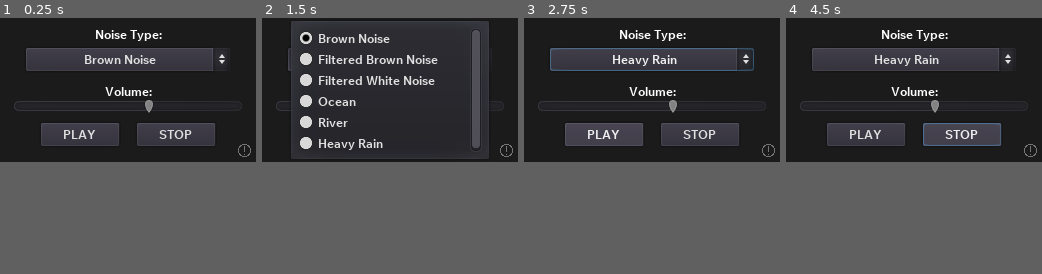
Above: before the commit, frames 1-4 (left to right).
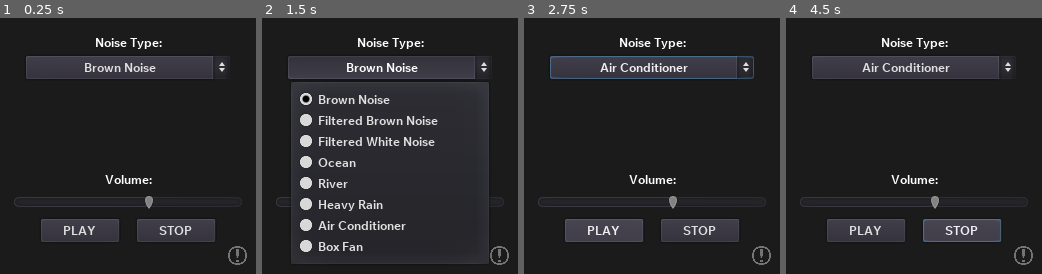
Above: after the commit, the same moments.

Repository: stixc/staticnoizer
Game: Godot game, scene res://app.tscn
The game is run twice, just before and just after one commit, with the same random seed, the same clock (stepped at 60 frames per second) and the same inputs.
Inputs:
- Up to frame 1 (0.25 s): no input
- Up to frame 2 (1.5 s): click "STOP" at 0.5 s; click "Brown Noise" at 1.25 s
- Up to frame 3 (2.75 s): click "PLAY" at 2 s
- Up to frame 4 (4.5 s): click "Heavy Rain" (after the commit: "Air Conditioner") at 2.75 s; click "PLAY" at 3.5 s; click "STOP" at 4.25 s
In our replay, the window is 256x144 before the commit and 256x256 after it. These sizes can differ from the game's own. Grey fills any space a smaller window leaves; there, only what the larger window draws over its background counts as a difference.

The runs differ from the first frame. In frame 1, 20% of the frame differs, in the area x 5-99%, y 4-97%; in frame 2, 18%; in frame 3, 20%; in frame 4, 20%.

Commit message:
New Sounds + Window Size Change
Replaced Ocean SFX + Added 2 new sounds + Window size changed to compliment the drop-down menu not having a lot of screenspace

Diff:
--- a/app.gd
+++ b/app.gd
@@ -6,6 +6,8 @@
 # 3 = Ocean
 # 4 = River
 # 5 = Heavy Rain
+# 6 = Air Conditioner
+# 7 = Box Fan
 
 var NoiseType # what noise has been set
 onready var dropdown = $OptionButton # the dropdown menu
@@ -16,6 +18,11 @@
 
 func _process(delta):
 	pass
+
+# TODO: HOLY THIS CODE SUCKS - EFFICIENCY NOW
+# I need to figure out how to make it so that it's a set variable
+# or something along the lines of that instead of just YandreDev-ing it
+# and just having long stupid lines like what you are about to witness:
 
 func change_sound():
 	if NoiseType == 0:
@@ -30,6 +37,10 @@
 		$River.play()
 	elif NoiseType == 5:
 		$Rain.play()
+	elif NoiseType == 6:
+		$AirCon.play()
+	elif NoiseType == 7:
+		$BoxFan.play()
 
 func _on_OptionButton_item_selected(index):
 	var selc = index
@@ -42,6 +53,8 @@
 		$Ocean.stop()
 		$Rain.stop()
 		$River.stop()
+		$AirCon.stop()
+		$BoxFan.stop()
 	elif selc == 1:
 		NoiseType = 1
 		change_sound()
@@ -50,6 +63,8 @@
 		$Ocean.stop()
 		$Rain.stop()
 		$River.stop()
+		$AirCon.stop()
+		$BoxFan.stop()
 	elif selc == 2:
 		NoiseType = 2
 		change_sound()
@@ -58,6 +73,8 @@
 		$Ocean.stop()
 		$Rain.stop()
 		$River.stop()
+		$AirCon.stop()
+		$BoxFan.stop()
 	elif selc == 3:			# ocean
 		NoiseType = 3
 		change_sound()
@@ -66,6 +83,8 @@
 		$StaticBrownFilt.stop()
 		$Rain.stop()
 		$River.stop()
+		$AirCon.stop()
+		$BoxFan.stop()
 	elif selc == 4:			# river
 		NoiseType = 4
 		change_sound()
@@ -74,6 +93,8 @@
 		$StaticBrownFilt.stop()
 		$Rain.stop()
 		$Ocean.stop()
+		$AirCon.stop()
+		$BoxFan.stop()
 	elif selc == 5:			# rain
 		NoiseType = 5
 		change_sound()
@@ -82,6 +103,28 @@
 		$StaticBrownFilt.stop()
 		$Ocean.stop()
 		$River.stop()
+		$AirCon.stop()
+		$BoxFan.stop()
+	elif selc == 6:
+		NoiseType = 6
+		change_sound()
+		$StaticFilt.stop()
+		$StaticBrown.stop()
+		$StaticBrownFilt.stop()
+		$Ocean.stop()
+		$River.stop()
+		$Rain.stop()
+		$BoxFan.stop()
+	elif selc == 7:
+		NoiseType = 7
+		change_sound()
+		$StaticFilt.stop()
+		$StaticBrown.stop()
+		$StaticBrownFilt.stop()
+		$Ocean.stop()
+		$River.stop()
+		$Rain.stop()
+		$AirCon.stop()
 
 
 func _on_Stop_button_up():
@@ -91,6 +134,8 @@
 	$Ocean.stop()
 	$Rain.stop()
 	$River.stop()
+	$AirCon.stop()
+	$BoxFan.stop()
 
 func _on_Play_button_up():
 	change_sound()
--- a/app.tscn
+++ b/app.tscn
@@ -11,9 +11,12 @@
 [ext_resource path="res://river.ogg" type="AudioStream" id=9]
 [ext_resource path="res://heavy_rain.ogg" type="AudioStream" id=10]
 [ext_resource path="res://ocean.ogg" type="AudioStream" id=11]
+[ext_resource path="res://boxfan.ogg" type="AudioStream" id=12]
+[ext_resource path="res://aircon.ogg" type="AudioStream" id=13]
 
 [sub_resource type="DynamicFont" id=1]
 size = 12
+use_filter = true
 extra_spacing_bottom = -6
 font_data = ExtResource( 8 )
 
@@ -33,9 +36,9 @@
 anchor_right = 0.5
 anchor_bottom = 0.5
 margin_left = -56.5
-margin_top = -64.5
+margin_top = -112.5
 margin_right = 56.5
-margin_bottom = -47.5
+margin_bottom = -95.5
 theme = ExtResource( 2 )
 text = "Noise Type:"
 align = 1
@@ -46,9 +49,9 @@
 anchor_right = 0.5
 anchor_bottom = 0.5
 margin_left = -24.5
-margin_top = -7.0
+margin_top = 25.0
 margin_right = 24.5
-margin_bottom = 7.0
+margin_bottom = 42.0
 theme = ExtResource( 2 )
 text = "Volume:"
 align = 1
@@ -59,9 +62,9 @@
 anchor_right = 0.5
 anchor_bottom = 1.0
 margin_left = -87.2
-margin_top = -39.0
+margin_top = -55.0
 margin_right = -8.8
-margin_bottom = -16.0
+margin_bottom = -32.0
 theme = ExtResource( 2 )
 text = "PLAY"
 
@@ -71,9 +74,9 @@
 anchor_right = 0.5
 anchor_bottom = 1.0
 margin_left = 8.8
-margin_top = -39.0
+margin_top = -55.0
 margin_right = 87.2
-margin_bottom = -16.0
+margin_bottom = -32.0
 theme = ExtResource( 2 )
 text = "STOP"
 
@@ -83,14 +86,14 @@
 anchor_right = 0.5
 anchor_bottom = 0.5
 margin_left = -102.0
-margin_top = -42.0
+margin_top = -90.0
 margin_right = 102.0
-margin_bottom = -22.0
+margin_bottom = -67.0
 theme = ExtResource( 2 )
 text = "Brown Noise"
 align = 1
 icon_align = 1
-items = [ "Brown Noise", null, false, 0, null, "Filtered Bro …(135 unchanged characters)… null, "Heavy Rain", null, false, 5, null ]
+items = [ "Brown Noise", null, false, 0, null, "Filtered Bro …(135 unchanged characters)… null, "Heavy Rain", null, false, 5, null, "Air Conditioner", null, false, 6, null, "Box Fan", null, false, 7, null ]
 selected = 0
 
 [node name="StaticBrownFilt" type="AudioStreamPlayer" parent="."]
@@ -119,15 +122,23 @@
 stream = ExtResource( 11 )
 bus = "Noises"
 
+[node name="AirCon" type="AudioStreamPlayer" parent="."]
+stream = ExtResource( 13 )
+bus = "Noises"
+
+[node name="BoxFan" type="AudioStreamPlayer" parent="."]
+stream = ExtResource( 12 )
+bus = "Noises"
+
 [node name="HSlider" type="HSlider" parent="."]
 anchor_left = 0.5
 anchor_top = 0.5
 anchor_right = 0.5
 anchor_bottom = 0.5
 margin_left = -114.0
-margin_top = 8.0
+margin_top = 48.0
 margin_right = 114.0
-margin_bottom = 24.0
+margin_bottom = 64.0
 max_value = 1.0
 step = 0.05
 script = ExtResource( 6 )
@@ -137,10 +148,10 @@
 anchor_top = 1.0
 anchor_right = 1.0
 anchor_bottom = 1.0
-margin_left = -24.0
-margin_top = -23.0
-margin_right = 1.0
-margin_bottom = 1.0
+margin_left = -34.0
+margin_top = -33.0
+margin_right = -3.0
+margin_bottom = -3.0
 icon = ExtResource( 7 )
 flat = true
 icon_align = 1
@@ -162,9 +173,19 @@
 anchor_right = 0.5
 anchor_bottom = 0.5
 margin_left = -120.0
-margin_top = -25.0
+margin_top = 87.0
 margin_right = 112.0
-margin_bottom = -24.0
+margin_bottom = 88.0
+
+[node name="line2" type="ColorRect" parent="about_box"]
+anchor_left = 0.5
+anchor_top = 0.5
+anchor_right = 0.5
+anchor_bottom = 0.5
+margin_left = -120.0
+margin_top = -101.0
+margin_right = 112.0
+margin_bottom = -100.0
 
 [node name="AppInfo" type="Label" parent="about_box"]
 margin_left = 8.0
@@ -172,24 +193,28 @@
 margin_right = 244.0
 margin_bottom = 49.0
 theme = ExtResource( 2 )
-text = "StaticNoizer - v1.5a
+text = "StaticNoizer - v1.6
 Created by stixc (contact@stixc.lol)"
 
 [node name="AppInfo2" type="Label" parent="about_box"]
 margin_left = 8.0
 margin_top = 48.0
 margin_right = 244.0
-margin_bottom = 89.0
+margin_bottom = 204.0
 theme = ExtResource( 2 )
 custom_fonts/font = SubResource( 1 )
-text = "For those who want to feel relaxed and
-not be in a state of auditory pain."
+text = "An app for relaxing and relieving stress
+acoustically.
+
+Programmed by stixc
+
+Sounds sourced from Freesound"
 
 [node name="AppInfo3" type="Label" parent="about_box"]
 margin_left = 8.0
-margin_top = 120.0
+margin_top = 232.0
 margin_right = 41.0
-margin_bottom = 137.0
+margin_bottom = 249.0
 theme = ExtResource( 2 )
 text = "2023"
 
--- a/project.godot
+++ b/project.godot
@@ -22,7 +22,7 @@
 [display]
 
 window/size/width=256
-window/size/height=144
+window/size/height=256
 window/size/resizable=false
 
 [gui]
Not shown: 1 places in app.tscn that only renumber resources
Not shown, changed: README.md
Not shown, added: aircon.ogg
Not shown, added: boxfan.ogg
Not shown, changed: ocean.ogg
